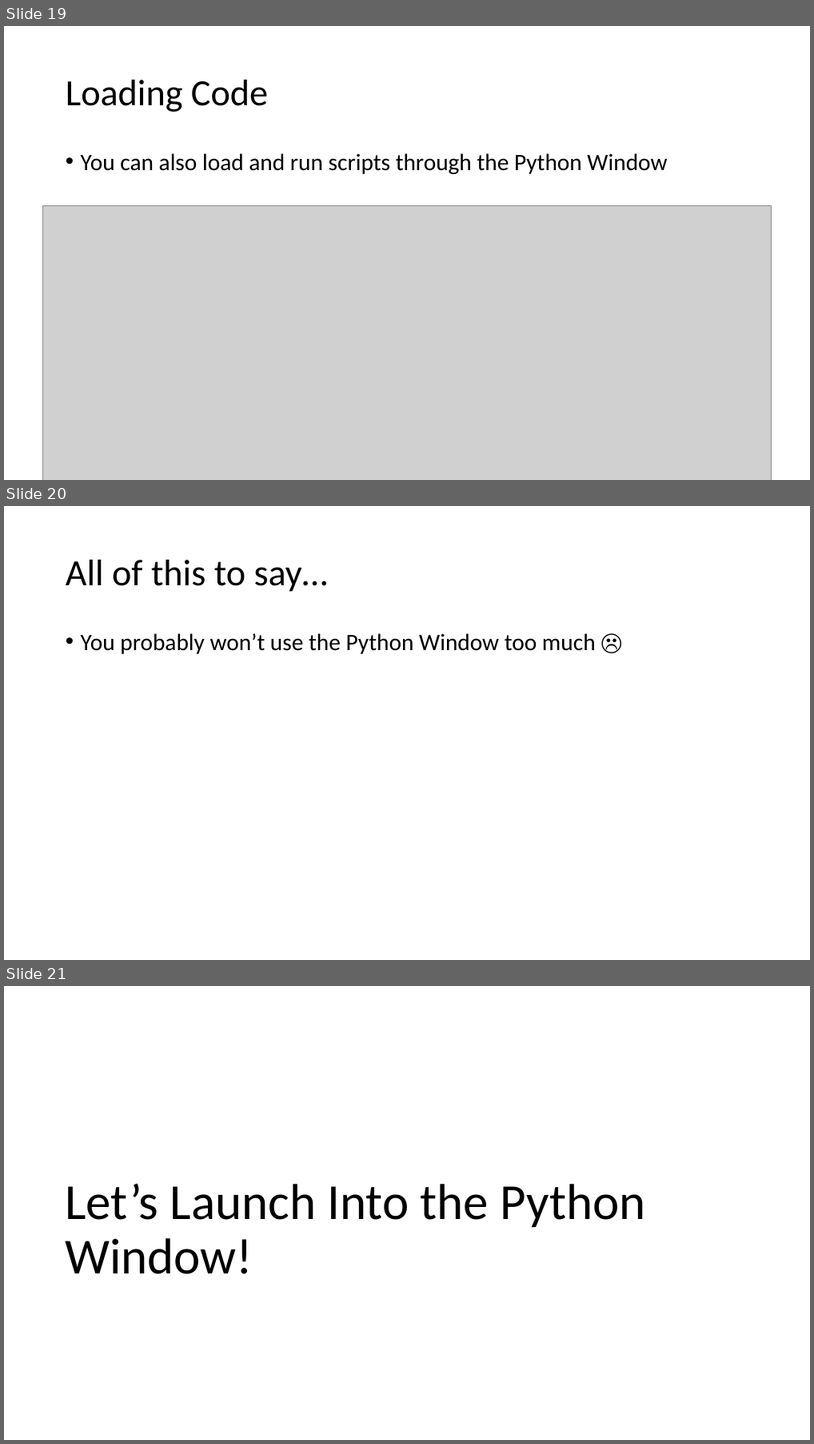
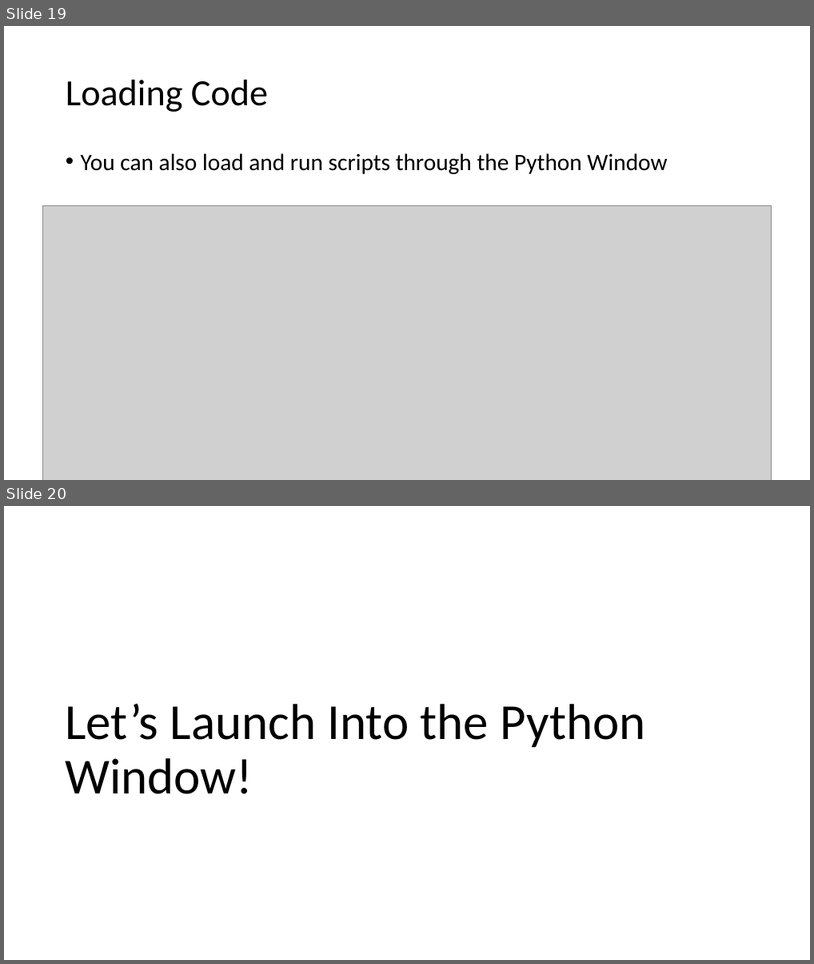
Before and after one commit to gbrunner/intro-prog-for-gis-rs, a slide deck: Week 2/Lecture_1_Geoprocessing_and_Python_Window.pptx. Shown one above the other, each under a label of ours: slides 19, 20 and 21 before the commit, slides 19 and 20 after it. The pictures are 814x1444 and 814x964 pixels, drawn with LibreOffice and Linux fonts; fonts in the diff are those of the drawing; grey boxes stand for pictures. Boxes give left, top, right and bottom in pixels: in the first picture for what was removed or moved away, otherwise in the second. Text is boxed around its words. In the diff, an @@ line names an element or a change of style, - is before the commit and + after.

```diff
--- a/Week 2/Lecture_1_Geoprocessing_and_Python_Window.pptx
+++ b/Week 2/Lecture_1_Geoprocessing_and_Python_Window.pptx
@@ slide 20 removed at (x1=4, y1=506, x2=810, y2=960), background #FFFFFF @@
@@ title removed at (x1=66, y1=560, x2=328, y2=592) @@
-All of this to say…
@@ text removed at (x1=81, y1=633, x2=596, y2=654) @@
-• You probably won’t use the Python Window too much ☹
@@ what was slide 21 is now slide 20 @@
```
Also in this commit, not shown: 2 other files.
